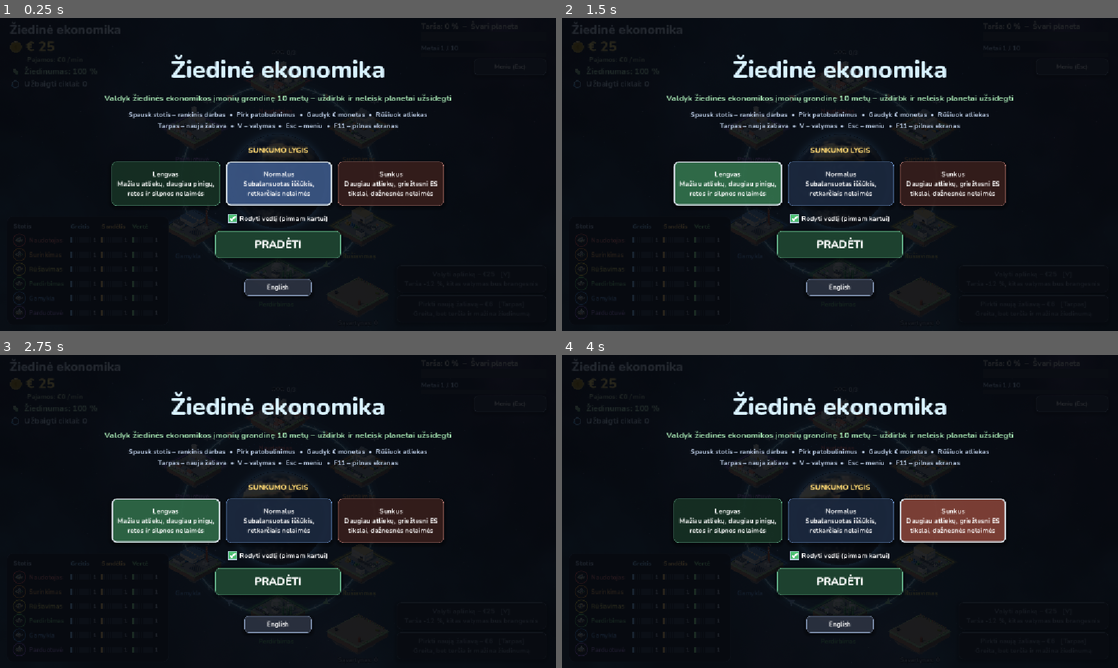
Above: before the commit, frames 1-4 (two rows, left to right).
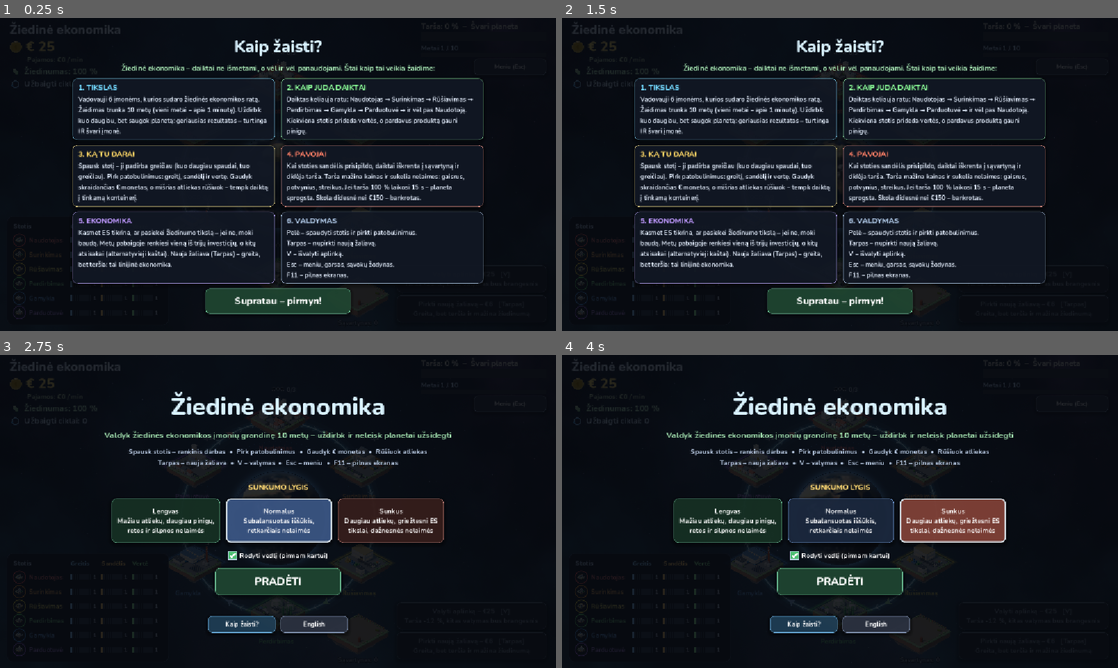
Above: after the commit, the same moments.

Repository: Y-Yes/ziedine-ekonomika
Game: Godot game, scene res://scenes/main.tscn
The game is run twice, just before and just after one commit, with the same random seed, the same clock (stepped at 60 frames per second) and the same inputs.
Inputs (mouse positions are in pixels of both pictures, inside the frame that each line leads up to):
- Up to frame 1 (0.25 s): no input
- Up to frame 2 (1.5 s): click "Meniu (Esc)" at 0.5 s; click (728, 183) at 1.25 s, where only the run before the commit has a clickable "Lengvas Mažiau atliekų, daugi…"
- Up to frame 3 (2.75 s): click (278, 636) at 2 s, where only the run after the commit has a clickable "Supratau – pirmyn!"
- Up to frame 4 (4 s): click "Normalus Subalansuotas iššūki…" at 2.75 s; click "Sunkus Daugiau atliekų, griež…" at 3.5 s

The runs differ from the first frame. In frame 1, 21% of the frame differs, in the area x 13-87%, y 6-95%; in frame 2, 22%; in frame 3, 6.2%; in frame 4, 0.9%.

Commit message:
Įžanginis langas „Kaip žaisti?“ ir slapto lygio užuomina
- Pirmą kartą paleidus rodomas aiškus žaidimo paaiškinimas (LT/EN)
- Mygtukas „Kaip žaisti?“ pradžios ekrane
- Įveikus „Sunkų“, slapto lygio kampas pradeda blizgėti

Diff:
--- a/scripts/game.gd
+++ b/scripts/game.gd
@@ -470,6 +470,9 @@
 		st.recompute()
 
 func _finish_game(summary: Dictionary) -> void:
+	# Beating "Sunkus" (or harder) makes the secret corner start to glint.
+	if lost_reason == "" and difficulty >= 2:
+		Settings.set_value("hard_beaten", true)
 	finished = true
 	running = false
 	in_report = false
--- a/scripts/hud.gd
+++ b/scripts/hud.gd
@@ -105,6 +105,17 @@
 var best_label: Label
 var selected_diff: int = 1
 const SECRET_DIFF := 3
+var intro_box: VBoxContainer
+
+## "How to play" cards shown on first launch (and from the start screen).
+const INTRO_CARDS := [
+	["1. TIKSLAS", "Vadovauji 6 įmonėms, kurios sudaro žiedinės ekonomikos ratą. Žaidimas trunka 10 metų (vieni metai – apie 1 minutę). Uždirbk kuo daugiau, bet saugok planetą: geriausias rezultatas – turtinga IR švari įmonė.", Color(0.45, 0.85, 1.0)],
+	["2. KAIP JUDA DAIKTAI", "Daiktas keliauja ratu: Naudotojas → Surinkimas → Rūšiavimas → Perdirbimas → Gamykla → Parduotuvė → ir vėl pas Naudotoją. Kiekviena stotis prideda vertės, o pardavus produktą gauni pinigų.", Color(0.55, 1.0, 0.6)],
+	["3. KĄ TU DARAI", "Spausk stotį – ji padirba greičiau (kuo daugiau spaudai, tuo greičiau). Pirk patobulinimus: greitį, sandėlį ir vertę. Gaudyk skraidančias € monetas, o mišrias atliekas rūšiuok – tempk daiktą į tinkamą konteinerį.", Color(1.0, 0.85, 0.4)],
+	["4. PAVOJAI", "Kai stoties sandėlis prisipildo, daiktai iškrenta į sąvartyną ir didėja tarša. Tarša mažina kainas ir sukelia nelaimes: gaisrus, potvynius, streikus. Jei tarša 100 % laikosi 15 s – planeta sprogsta. Skola didesnė nei €150 – bankrotas.", Color(1.0, 0.5, 0.4)],
+	["5. EKONOMIKA", "Kasmet ES tikrina, ar pasiekei žiedinumo tikslą – jei ne, moki baudą. Metų pabaigoje renkiesi vieną iš trijų investicijų, o kitų atsisakai (alternatyvieji kaštai). Nauja žaliava (Tarpas) – greita, bet teršia: tai linijinė ekonomika.", Color(0.75, 0.6, 1.0)],
+	["6. VALDYMAS", "Pelė – spaudyti stotis ir pirkti patobulinimus.\nTarpas – nupirkti naują žaliavą.\nV – išvalyti aplinką.\nEsc – meniu, garsas, sąvokų žodynas.\nF11 – pilnas ekranas.", Color(0.7, 0.8, 0.92)],
+]
 var secret_label: Label
 var secret_btn: Button
 
@@ -462,7 +473,8 @@
 ## Rebuild the whole interface (used after switching the language).
 func rebuild() -> void:
 	var was_pause := pause_layer != null and pause_layer.visible
-	var was_start := overlay != null and overlay.visible and start_box.visible
+	var was_start := overlay != null and overlay.visible and (start_box.visible or intro_box.visible)
+	var was_intro := overlay != null and overlay.visible and intro_box.visible
 	var was_final := overlay != null and overlay.visible and final_box.visible
 	if tutorial != null and is_instance_valid(tutorial):
 		tutorial.finish()
@@ -476,7 +488,9 @@
 	_build()
 	relayout(get_viewport().get_visible_rect().size)
 	refresh()
-	if was_start:
+	if was_intro:
+		show_intro()
+	elif was_start:
 		show_start_overlay()
 	elif was_final:
 		overlay.visible = true
@@ -866,6 +880,8 @@
 	overlay.add_child(cc)
 	var holder := VBoxContainer.new()
 	cc.add_child(holder)
+
+	_build_intro(holder)
 
 	# Start screen
 	start_box = VBoxContainer.new()
@@ -932,7 +948,17 @@
 	lang_btn.add_theme_font_size_override("font_size", 13)
 	_button_styles(lang_btn, Color(0.5, 0.55, 0.7))
 	lang_btn.pressed.connect(func(): Sfx.play("click"); _switch_language())
-	cc5.add_child(lang_btn)
+	var row5 := HBoxContainer.new()
+	row5.add_theme_constant_override("separation", 10)
+	cc5.add_child(row5)
+	var help_btn := Button.new()
+	help_btn.text = Loc.t("Kaip žaisti?")
+	help_btn.custom_minimum_size = Vector2(140, 32)
+	help_btn.add_theme_font_size_override("font_size", 13)
+	_button_styles(help_btn, Color(0.35, 0.7, 0.95))
+	help_btn.pressed.connect(func(): Sfx.play("click"); show_intro())
+	row5.add_child(help_btn)
+	row5.add_child(lang_btn)
 	_build_secret_button()
 	_select_diff(int(Settings.get_value("difficulty", 1)))
 
@@ -979,6 +1005,63 @@
 	again.pressed.connect(func(): show_start_overlay())
 	cc4.add_child(again)
 
+func _build_intro(holder: Control) -> void:
+	intro_box = VBoxContainer.new()
+	intro_box.add_theme_constant_override("separation", 10)
+	intro_box.visible = false
+	holder.add_child(intro_box)
+	var t := _center_label(intro_box, 34, Color(0.85, 0.95, 1.0))
+	t.add_theme_font_override("font", bold)
+	t.text = Loc.t("Kaip žaisti?")
+	var sub := _center_label(intro_box, 15, Color(0.65, 0.9, 0.7))
+	sub.text = Loc.t("Žiedinė ekonomika – daiktai ne išmetami, o vėl ir vėl panaudojami. Štai kaip tai veikia žaidime:")
+	var grid := GridContainer.new()
+	grid.columns = 2
+	grid.add_theme_constant_override("h_separation", 12)
+	grid.add_theme_constant_override("v_separation", 10)
+	intro_box.add_child(grid)
+	for card in INTRO_CARDS:
+		var c: Color = card[2]
+		var p := PanelContainer.new()
+		p.add_theme_stylebox_override("panel", _style(Color(0.08, 0.1, 0.15, 0.95), Color(c, 0.55), 10, 1))
+		p.custom_minimum_size = Vector2(420, 128)
+		grid.add_child(p)
+		var v := VBoxContainer.new()
+		v.add_theme_constant_override("separation", 4)
+		p.add_child(v)
+		var hd := Label.new()
+		hd.text = Loc.t(str(card[0]))
+		hd.add_theme_font_override("font", bold)
+		hd.add_theme_font_size_override("font_size", 15)
+		hd.add_theme_color_override("font_color", c)
+		v.add_child(hd)
+		var body := Label.new()
+		body.text = Loc.t(str(card[1]))
+		body.autowrap_mode = TextServer.AUTOWRAP_WORD_SMART
+		body.custom_minimum_size = Vector2(396, 0)
+		body.add_theme_font_size_override("font_size", 13)
+		body.add_theme_color_override("font_color", Color(0.86, 0.9, 0.96))
+		v.add_child(body)
+	var cc := CenterContainer.new()
+	intro_box.add_child(cc)
+	var ok := Button.new()
+	ok.custom_minimum_size = Vector2(300, 52)
+	ok.add_theme_font_size_override("font_size", 20)
+	ok.add_theme_font_override("font", bold)
+	ok.text = Loc.t("Supratau – pirmyn!")
+	_button_styles(ok, Color(0.35, 0.8, 0.5))
+	ok.pressed.connect(func():
+		Sfx.play("click")
+		Settings.set_value("intro_seen", true)
+		show_start_overlay())
+	cc.add_child(ok)
+
+func show_intro() -> void:
+	overlay.visible = true
+	intro_box.visible = true
+	start_box.visible = false
+	final_box.visible = false
+
 ## Invisible button in the bottom-left corner of the start screen that
 ## unlocks the secret "Ekstremalus" difficulty.
 func _build_secret_button() -> void:
@@ -997,8 +1080,33 @@
 			Sfx.play("upgrade", 0.0, 0.7)
 			Sfx.play("whoosh")
 			_select_diff(SECRET_DIFF))
+	sb.draw.connect(_draw_secret_glint)
 	overlay.add_child(sb)
 	secret_btn = sb
+
+## After "Sunkus" is beaten the hidden corner twinkles now and then – a hint.
+func _draw_secret_glint() -> void:
+	if not bool(Settings.get_value("hard_beaten", false)) or not start_box.visible:
+		return
+	var t := Time.get_ticks_msec() / 1000.0
+	var c := Vector2(20, secret_btn.size.y - 20)
+	# soft breathing glow
+	var breath := 0.5 + 0.5 * sin(t * 1.6)
+	secret_btn.draw_circle(c, 13.0, Color(1.0, 0.85, 0.4, 0.05 + 0.06 * breath))
+	secret_btn.draw_circle(c, 6.0, Color(1.0, 0.9, 0.55, 0.06 + 0.08 * breath))
+	# a star-shaped glint flashes every ~2.5 s
+	var ph := fmod(t, 2.5) / 2.5
+	if ph < 0.35:
+		var k := sin(ph / 0.35 * PI)
+		var L := 4.0 + 12.0 * k
+		var w := 1.0 + 1.2 * k
+		var col := Color(1.0, 0.95, 0.75, 0.85 * k)
+		var rot := t * 1.5
+		for i in 4:
+			var d := Vector2.RIGHT.rotated(rot + float(i) * PI * 0.5)
+			var n := d.orthogonal()
+			secret_btn.draw_colored_polygon(PackedVector2Array([c + n * w, c + d * L, c - n * w]), col)
+		secret_btn.draw_circle(c, 2.0 + 1.5 * k, Color(1, 1, 1, 0.9 * k))
 
 func _select_diff(i: int) -> void:
 	selected_diff = clampi(i, 0, game.DIFFICULTIES.size() - 1)
@@ -1030,6 +1138,11 @@
 
 func show_start_overlay() -> void:
 	overlay.visible = true
+	# A brand-new player first sees the "how to play" page.
+	if not bool(Settings.get_value("intro_seen", false)):
+		show_intro()
+		return
+	intro_box.visible = false
 	start_box.visible = true
 	final_box.visible = false
 	tut_check.button_pressed = not bool(Settings.get_value("tutorial_done", false))
@@ -1186,6 +1299,8 @@
 # --- Per-frame refresh -----------------------------------------------------
 
 func _process(delta: float) -> void:
+	if secret_btn != null and overlay.visible:
+		secret_btn.queue_redraw()
 	_blink_t += delta
 	if panel != null and panel.visible:
 		var any := false
--- a/scripts/loc.gd
+++ b/scripts/loc.gd
@@ -94,6 +94,21 @@
 	"Normalus": "Normal",
 	"Subalansuotas iššūkis,\nretkarčiais nelaimės": "A balanced challenge,\noccasional disasters",
 	"Sunkus": "Hard",
+	"Kaip žaisti?": "How to play?",
+	"Supratau – pirmyn!": "Got it – let's go!",
+	"Žiedinė ekonomika – daiktai ne išmetami, o vėl ir vėl panaudojami. Štai kaip tai veikia žaidime:": "Circular economy – things are not thrown away but used again and again. This is how it works in the game:",
+	"1. TIKSLAS": "1. GOAL",
+	"2. KAIP JUDA DAIKTAI": "2. HOW ITEMS MOVE",
+	"3. KĄ TU DARAI": "3. WHAT YOU DO",
+	"4. PAVOJAI": "4. DANGERS",
+	"5. EKONOMIKA": "5. ECONOMICS",
+	"6. VALDYMAS": "6. CONTROLS",
+	"Vadovauji 6 įmonėms, kurios sudaro žiedinės ekonomikos ratą. Žaidimas trunka 10 metų (vieni metai – apie 1 minutę). Uždirbk kuo daugiau, bet saugok planetą: geriausias rezultatas – turtinga IR švari įmonė.": "You run 6 companies that form a circular economy loop. The game lasts 10 years (one year is about 1 minute). Earn as much as you can but protect the planet: the best result is a company that is rich AND clean.",
+	"Daiktas keliauja ratu: Naudotojas → Surinkimas → Rūšiavimas → Perdirbimas → Gamykla → Parduotuvė → ir vėl pas Naudotoją. Kiekviena stotis prideda vertės, o pardavus produktą gauni pinigų.": "Items travel around the loop: User → Collection → Sorting → Recycling → Factory → Shop → and back to the User. Every station adds value, and you earn money when the product is sold.",
+	"Spausk stotį – ji padirba greičiau (kuo daugiau spaudai, tuo greičiau). Pirk patobulinimus: greitį, sandėlį ir vertę. Gaudyk skraidančias € monetas, o mišrias atliekas rūšiuok – tempk daiktą į tinkamą konteinerį.": "Click a station to make it work faster (the more you click, the faster). Buy upgrades: speed, storage and value. Catch the flying € coins and sort mixed waste by dragging each item into the right bin.",
+	"Kai stoties sandėlis prisipildo, daiktai iškrenta į sąvartyną ir didėja tarša. Tarša mažina kainas ir sukelia nelaimes: gaisrus, potvynius, streikus. Jei tarša 100 % laikosi 15 s – planeta sprogsta. Skola didesnė nei €150 – bankrotas.": "When a station's storage is full, items fall out to the landfill and pollution rises. Pollution lowers prices and causes disasters: fires, floods, strikes. If pollution stays at 100 % for 15 s, the planet explodes. Debt above €150 means bankruptcy.",
+	"Kasmet ES tikrina, ar pasiekei žiedinumo tikslą – jei ne, moki baudą. Metų pabaigoje renkiesi vieną iš trijų investicijų, o kitų atsisakai (alternatyvieji kaštai). Nauja žaliava (Tarpas) – greita, bet teršia: tai linijinė ekonomika.": "Every year the EU checks your circularity target – miss it and you pay a fine. At the end of each year you pick one of three investments and give up the others (opportunity cost). New raw material (Space) is fast but polluting: that is the linear economy.",
+	"Pelė – spaudyti stotis ir pirkti patobulinimus.\nTarpas – nupirkti naują žaliavą.\nV – išvalyti aplinką.\nEsc – meniu, garsas, sąvokų žodynas.\nF11 – pilnas ekranas.": "Mouse – click stations and buy upgrades.\nSpace – buy new raw material.\nV – clean up the environment.\nEsc – menu, sound, glossary.\nF11 – full screen.",
 	"Ekstremalus": "Extreme",
 	"Slaptas lygis": "Secret level",
 	"★ SLAPTAS LYGIS: EKSTREMALUS ★": "★ SECRET LEVEL: EXTREME ★",
Not shown, changed: Zaidimas_HTML/index.html
Not shown, changed: Zaidimas_HTML/index.pck
Not shown, changed: Zaidimas_HTML/index.wasm.gz
